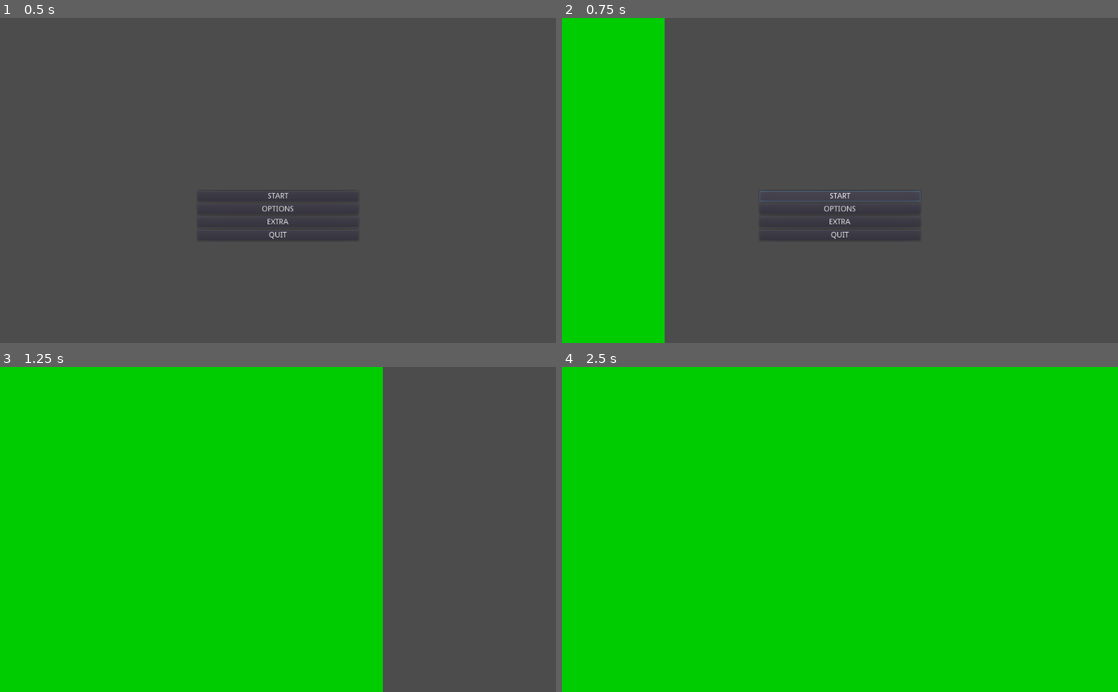
Above: before the commit, frames 1-4 (two rows, left to right).
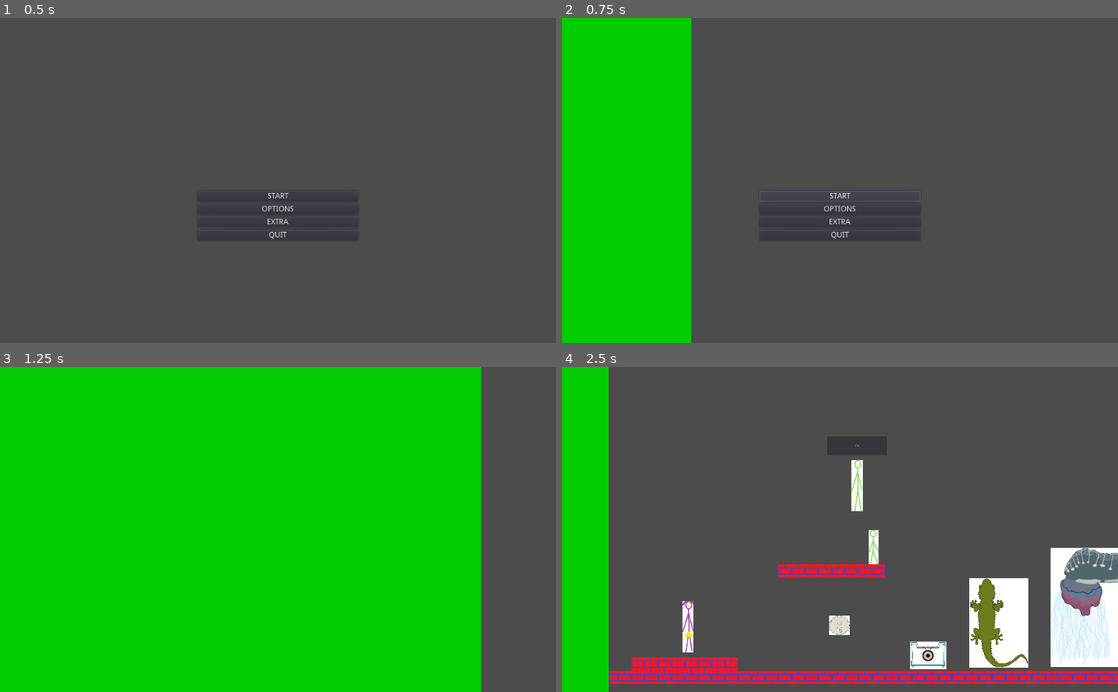
Above: after the commit, the same moments.

Repository: EyeBallTank/PROJECT-NORTUBEL-main-ish
Game: Godot game, scene res://screens/MainMenu.tscn
Same seed, same stepped clock (60 frames per second), same inputs: the game is played once before the commit and once after it.
Inputs:
- Up to frame 1 (0.5 s): no input
- Up to frame 2 (0.75 s): click "START" at 0.5 s
- Up to frame 3 (1.25 s): no input
- Up to frame 4 (2.5 s): click "START" at 1.25 s; hold Right (right) from 2.03 s (still down); hold F (followme) from 2.03 s (still down); tap Up (jumpup) at 2.27 s

Frame 1 is identical in both runs. In frame 2, 4.9% of the frame differs, in the area x 18-24%, y 0-100%; in frame 3, 18%; in frame 4, 92%, in the area x 8-100%, y 0-100%.

Commit message:
finally it works: scene transition
just had to copy the tutorial a bit better

Diff:
--- a/screens/MainMenu.gd
+++ b/screens/MainMenu.gd
@@ -3,7 +3,7 @@
 
 
 func _on_StartButton_pressed():
-	SceneManager.change_scene("level_transition_effect", "res://src/levels/LevelTemplate.tscn", "level_transition_effect")
+	SceneManager.change_scene("level_transition_effect", "res://src/levels/LevelTemplate.tscn")
 
 
 func _on_QuitButton_pressed():
--- a/src/behind_the_scenes/scene_manager.gd
+++ b/src/behind_the_scenes/scene_manager.gd
@@ -6,12 +6,9 @@
 onready var animation = $CanvasLayer/AnimationPlayer
 var scene : String
 
-func change_scene(anim, new_scene, anim2):
+func change_scene(anim, new_scene):
+	scene = new_scene
 	animation.play(anim)
-	yield(get_tree().create_timer(1.0), "timeout")
-	scene = new_scene
-	yield(get_tree().create_timer(1.0), "timeout")
-	animation.play_backwards(anim2)
 
 func _new_scene():
 		get_tree().change_scene(scene)
--- a/src/behind_the_scenes/scene_manager.tscn
+++ b/src/behind_the_scenes/scene_manager.tscn
@@ -5,7 +5,7 @@
 [sub_resource type="Animation" id=1]
 length = 0.001
 tracks/0/type = "value"
-tracks/0/path = NodePath("Control/ColorRect:color")
+tracks/0/path = NodePath("Control/ColorRect:rect_size")
 tracks/0/interp = 1
 tracks/0/loop_wrap = true
 tracks/0/imported = false
@@ -14,46 +14,37 @@
 "times": PoolRealArray( 0 ),
 "transitions": PoolRealArray( 1 ),
 "update": 0,
-"values": [ Color( 0, 0.803922, 0.0117647, 1 ) ]
+"values": [ Vector2( 0, 600 ) ]
 }
-tracks/1/type = "value"
-tracks/1/path = NodePath("Control/ColorRect:rect_size")
+
+[sub_resource type="Animation" id=2]
+resource_name = "level_transition_effect"
+length = 2.0
+tracks/0/type = "value"
+tracks/0/path = NodePath("Control/ColorRect:rect_size")
+tracks/0/interp = 1
+tracks/0/loop_wrap = true
+tracks/0/imported = false
+tracks/0/enabled = true
+tracks/0/keys = {
+"times": PoolRealArray( 0, 0.8, 1.2, 2 ),
+"transitions": PoolRealArray( 1, 1, 1, 1 ),
+"update": 0,
+"values": [ Vector2( 0, 600 ), Vector2( 1037, 600 ), Vector2( 1034, 600 ), Vector2( 0, 600 ) ]
+}
+tracks/1/type = "method"
+tracks/1/path = NodePath("..")
 tracks/1/interp = 1
 tracks/1/loop_wrap = true
 tracks/1/imported = false
 tracks/1/enabled = true
 tracks/1/keys = {
-"times": PoolRealArray( 0 ),
+"times": PoolRealArray( 1 ),
 "transitions": PoolRealArray( 1 ),
-"update": 0,
-"values": [ Vector2( 0, 600 ) ]
-}
-
-[sub_resource type="Animation" id=2]
-resource_name = "level_transition_effect"
-tracks/0/type = "value"
-tracks/0/path = NodePath("Control/ColorRect:color")
-tracks/0/interp = 1
-tracks/0/loop_wrap = true
-tracks/0/imported = false
-tracks/0/enabled = true
-tracks/0/keys = {
-"times": PoolRealArray( 0 ),
-"transitions": PoolRealArray( 1 ),
-"update": 0,
-"values": [ Color( 0, 0.803922, 0.0117647, 1 ) ]
-}
-tracks/1/type = "value"
-tracks/1/path = NodePath("Control/ColorRect:rect_size")
-tracks/1/interp = 1
-tracks/1/loop_wrap = true
-tracks/1/imported = false
-tracks/1/enabled = true
-tracks/1/keys = {
-"times": PoolRealArray( 0, 1 ),
-"transitions": PoolRealArray( 1, 1 ),
-"update": 0,
-"values": [ Vector2( 0, 600 ), Vector2( 1031, 600 ) ]
+"values": [ {
+"args": [  ],
+"method": "_new_scene"
+} ]
 }
 
 [node name="SceneManager" type="Node"]
